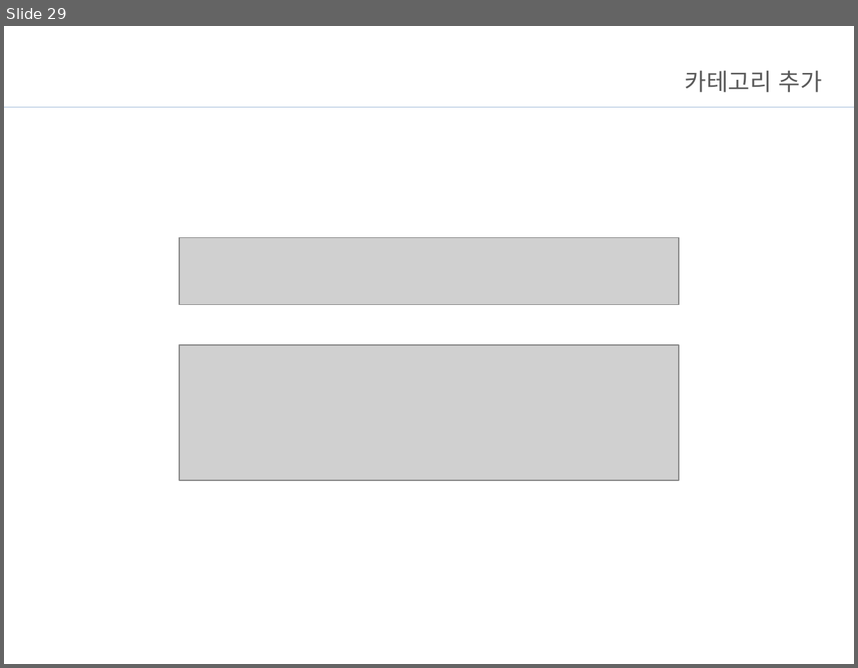
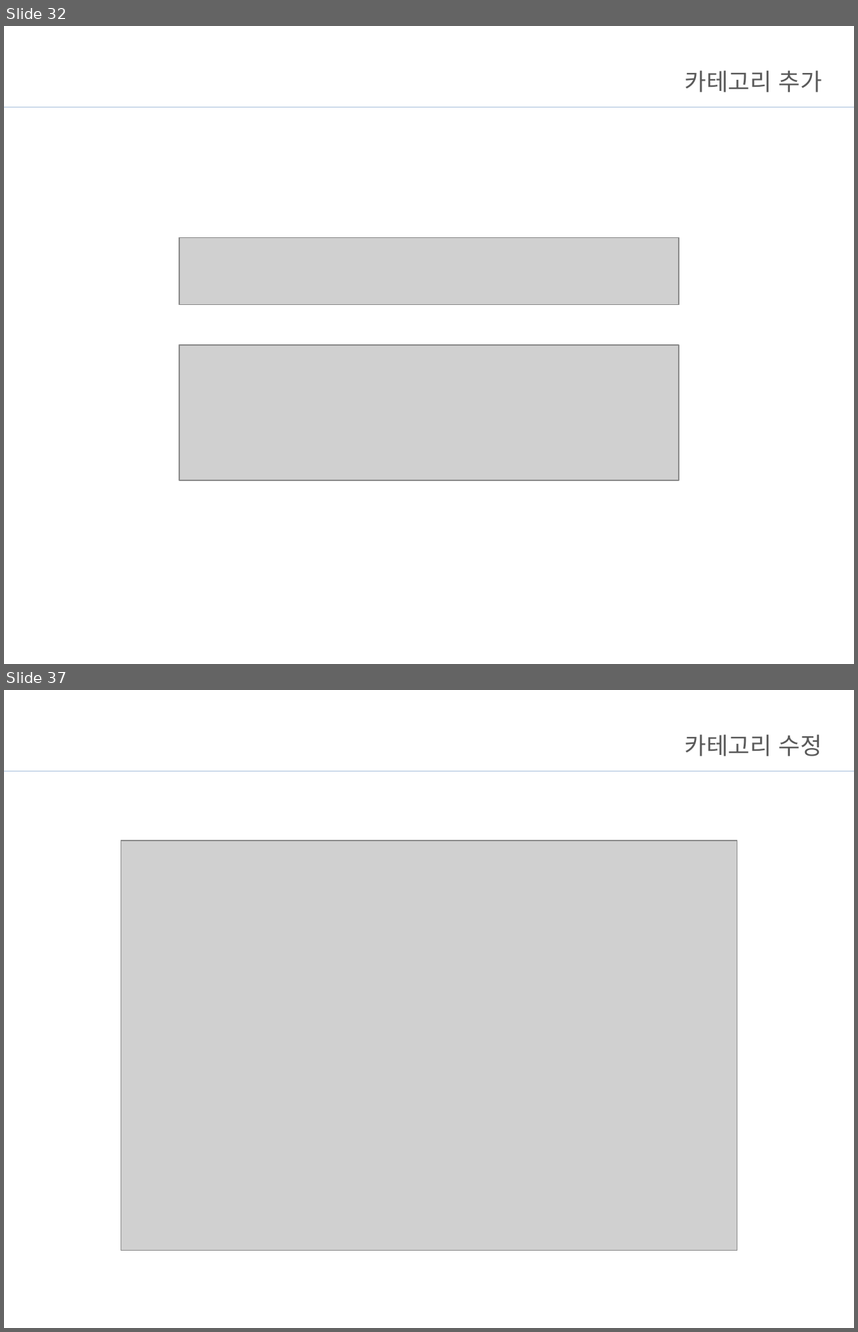
Before and after one commit to Jo-jangho/Web, a slide deck: 과제/JavaScript브리핑.pptx. Shown one above the other, each under a label of ours: slide 29 before the commit, slides 32 and 37 after it; the slides between them are not shown. The pictures are 858x668 and 858x1332 pixels, drawn with LibreOffice and Linux fonts; fonts in the diff are those of the drawing; grey boxes stand for pictures; background and template pictures are left out. Boxes give left, top, right and bottom in pixels: in the first picture for what was removed or moved away, otherwise in the second. Text is boxed around its words. In the diff, an @@ line names an element or a change of style, - is before the commit and + after.

```diff
--- a/과제/JavaScript브리핑.pptx
+++ b/과제/JavaScript브리핑.pptx
@@ slide 37 added at box(4, 690, 854, 1328), background #FFFFFF; not listed: 1 template element that a slide beside it also shows @@
@@ title added at box(685, 734, 822, 756), 20 pt, text #595959 @@
+카테고리 수정
@@ picture added at box(121, 840, 737, 1250) @@
@@ what was slide 29 is now slide 32 @@
```
Also in this commit, not shown: 5 slides changed, 8 other slides added, 3 other files.
